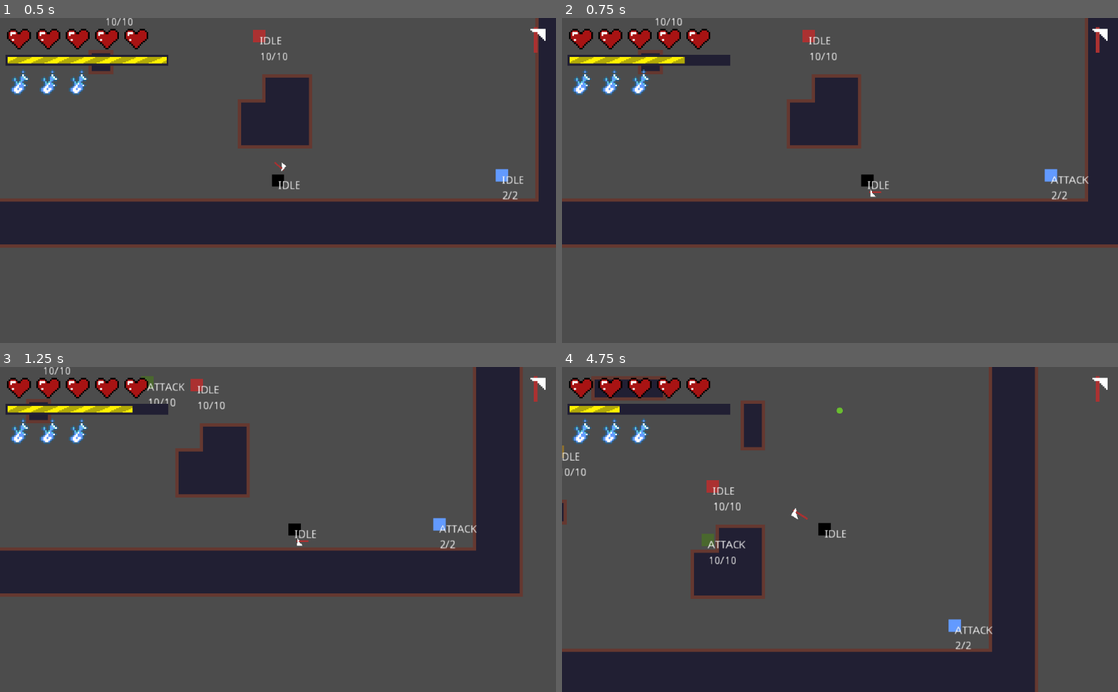
Above: before the commit, frames 1-4 (two rows, left to right).
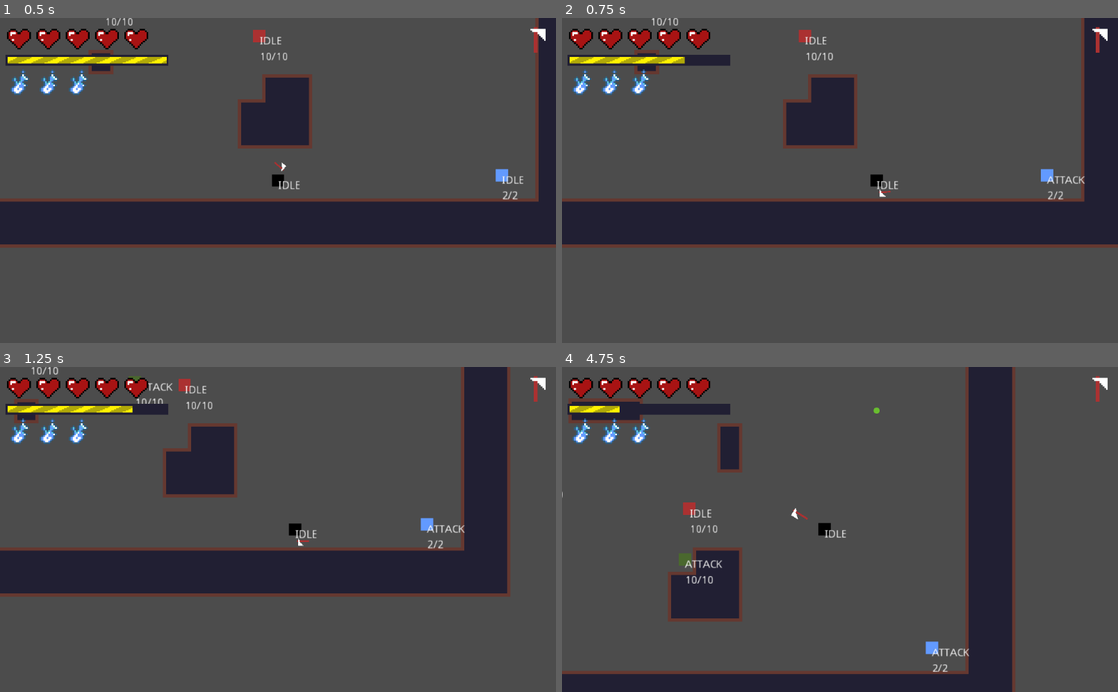
Above: after the commit, the same moments.

Repository: renzoventura/god-of-war
Game: Godot game, scene res://scenes/level/TemplateLevel.tscn
The game is run twice, just before and just after one commit, with the same random seed, the same clock (stepped at 60 frames per second) and the same inputs.
Inputs (mouse positions are in pixels of both pictures, inside the frame that each line leads up to):
- Up to frame 1 (0.5 s): no input
- Up to frame 2 (0.75 s): tap Enter at 0.5 s; move the mouse to (962, 164) at 0.52 s; hold D (right) from 0.53 s (still down); tap Space (dash) at 0.6 s
- Up to frame 3 (1.25 s): keep holding D (right)
- Up to frame 4 (4.75 s): move the mouse to (728, 545) at 1.27 s; release D (right) at 1.28 s; hold S (down) 1.28-2.03 s; click (728, 545) at 1.35 s; tap Space (dash) at 1.55, 2.1, 3.05, 3.6, 4.55 s; move the mouse to (895, 458) at 2.02 s; hold D (right) 2.03-2.78 s; move the mouse to (812, 594) at 2.77 s; hold W (up) 2.78-3.53 s; right-click (812, 594) at 2.85 s; move the mouse to (1006, 578) at 3.52 s; hold A (left) from 3.53 s (still down); move the mouse to (673, 480) at 4.27 s; click (673, 480) at 4.35 s

Frame 1 is identical in both runs. In frame 2, 2.0% of the frame differs, in the area x 13-95%, y 0-57%; in frame 3, 5.8%; in frame 4, 21%, in the area x 0-86%, y 0-100%.

Commit message:
Update player dash

Diff:
--- a/scenes/enemy/BasherEnemy.tscn
+++ b/scenes/enemy/BasherEnemy.tscn
@@ -9,23 +9,12 @@
 
 [sub_resource type="Animation" id=2]
 resource_name = "BashAttack"
-length = 1.5
+length = 2.0
 step = 0.05
-tracks/0/type = "value"
-tracks/0/path = NodePath(".:SPEED")
-tracks/0/interp = 1
-tracks/0/loop_wrap = true
-tracks/0/imported = false
-tracks/0/enabled = true
-tracks/0/keys = {
-"times": PoolRealArray( 0, 0.5, 0.6, 0.9, 1, 1.5 ),
-"transitions": PoolRealArray( 1, 1, 1, 1, 1, 1 ),
-"update": 1,
-"values": [ 0, 0, 500, 500, 0, 500 ]
-}
 
 [node name="BasherEnemy" instance=ExtResource( 1 )]
 script = ExtResource( 3 )
+SPEED = 500
 
 [node name="Sprite" parent="." index="0"]
 texture = ExtResource( 2 )
--- a/scenes/player/Player.gd
+++ b/scenes/player/Player.gd
@@ -13,8 +13,8 @@
 
 var motion = Vector2(0,0)
 var SPEED = 100;
-var MAX_SPEED = 120;
-var DASH_SPEED = 500;
+var MAX_SPEED = 700;
+var DASH_SPEED = 700;
 var is_thrown = false
 var state: int = IDLE
 var isDashEnabled = true;
@@ -52,7 +52,7 @@
 
 func updateSpeed():
 	if(state == DASH):
-		SPEED = 500;
+		SPEED = DASH_SPEED;
 		MAX_SPEED = SPEED;
 	else:
 		if(is_thrown):
@@ -97,7 +97,7 @@
 	playerStateLabel.text = "DASH"
 	move()
 	dash_acc += delta
-	SPEED = 500
+	SPEED = DASH_SPEED
 	if dash_acc >= DASH_TIME:
 		state = IDLE
 		toggle_hit_box()
